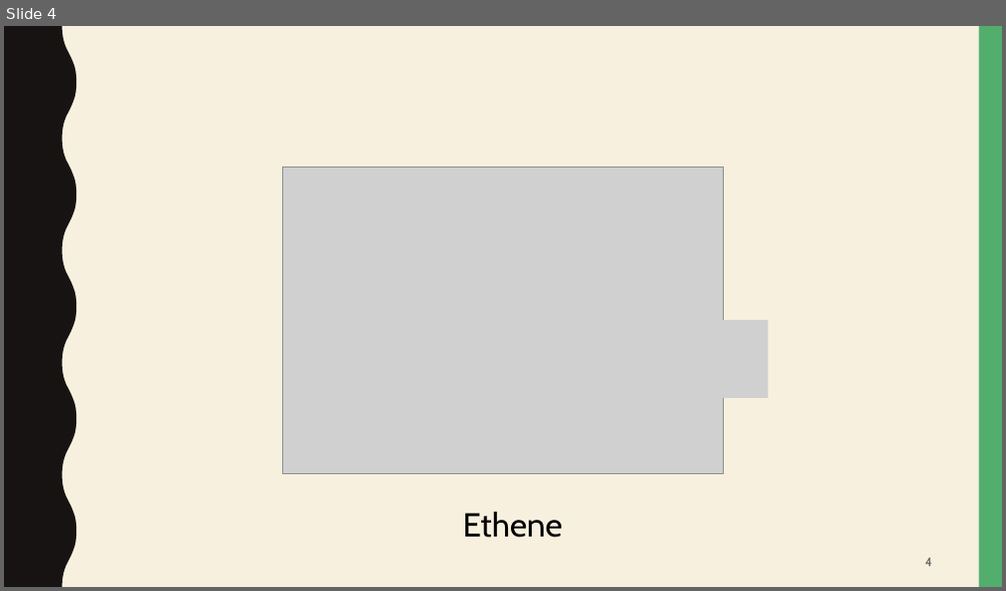
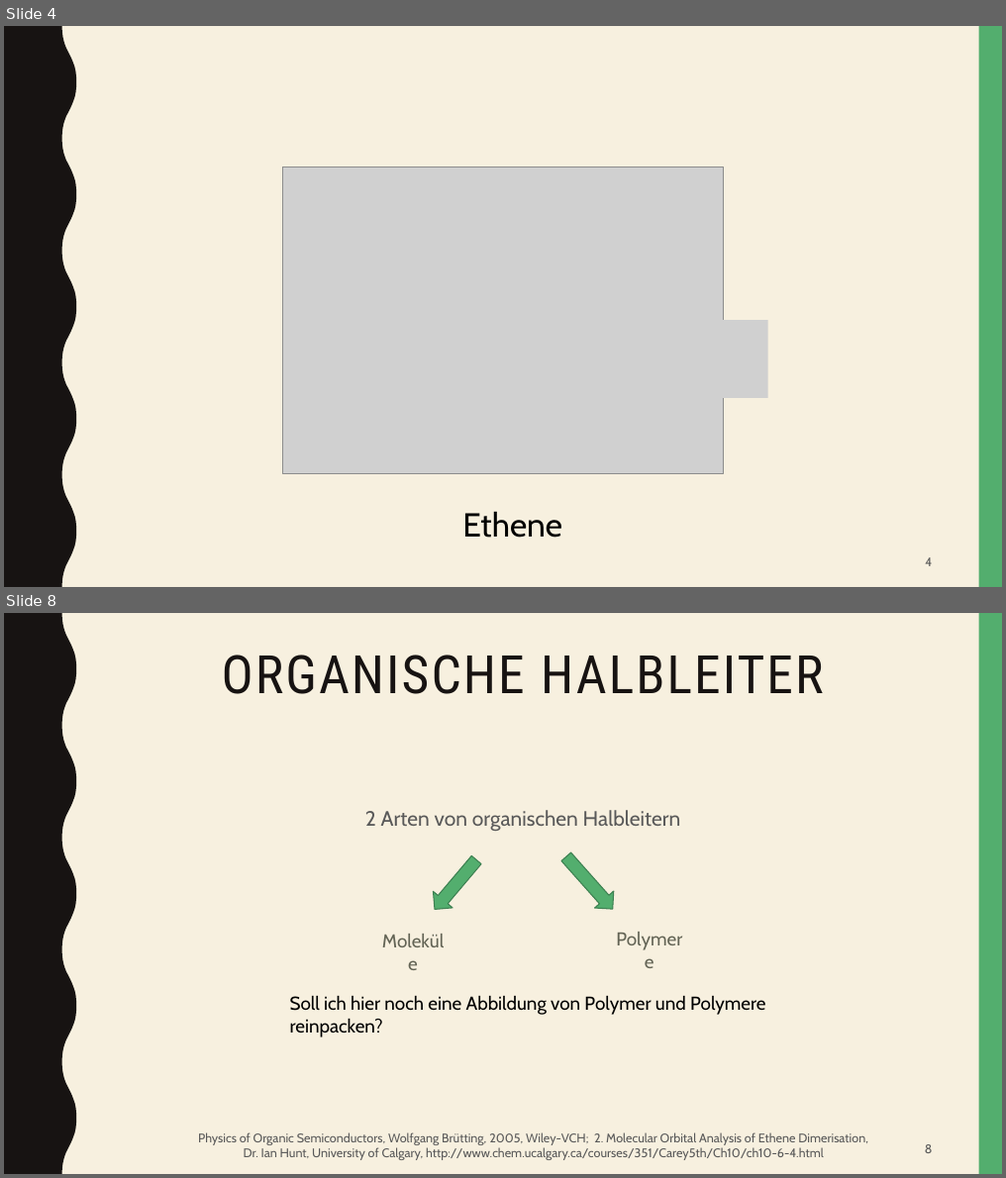
Before and after one commit to beckstev/presentations, a slide deck: opy/Vortrag/OLEDS.pptx. Shown one above the other, each under a label of ours: slide 4 before the commit, slides 4 and 8 after it; the slides between them are not shown. The pictures are 1006x591 and 1006x1178 pixels, drawn with LibreOffice and Linux fonts; fonts in the diff are those of the drawing; grey boxes stand for pictures. Boxes give left, top, right and bottom in pixels: in the first picture for what was removed or moved away, otherwise in the second. Text is boxed around its words. In the diff, an @@ line names an element or a change of style, - is before the commit and + after.

```diff
--- a/opy/Vortrag/OLEDS.pptx
+++ b/opy/Vortrag/OLEDS.pptx
@@ slide 8 added at [4,613,1002,1174], background #F7F0DF; not listed: 2 template elements that a slide beside it also shows @@
@@ title added at [222,655,823,694], 51 pt, text #171312 @@
+ORGANISCHE HALBLEITER
@@ text added at [365,810,681,831], 20 pt, text #595959 @@
+2 Arten von organischen Halbleitern
@@ group added at [290,849,766,1038]: 3 texts, 2 right arrows @@
+Polymere
+Moleküle
+Soll ich hier noch eine Abbildung von Polymer und Polymere reinpacken?
@@ text added at [198,1133,868,1160], 12 pt, text #595959 @@
+Physics of Organic Semiconductors, Wolfgang Brütting, 2005, Wiley-VCH; 2. Molecular Orbital Analysis of Ethene Dimerisation, Dr. Ian Hunt, University of Calgary, http://www.chem.ucalgary.ca/courses/351/Carey5th/Ch10/ch10-6-4.html
@@ page number added at [925,1145,933,1154], 12 pt, text #595959 @@
+8
```
Also in this commit, not shown: 6 other slides changed, 5 other slides added, 1 slide removed, 2 other files.
